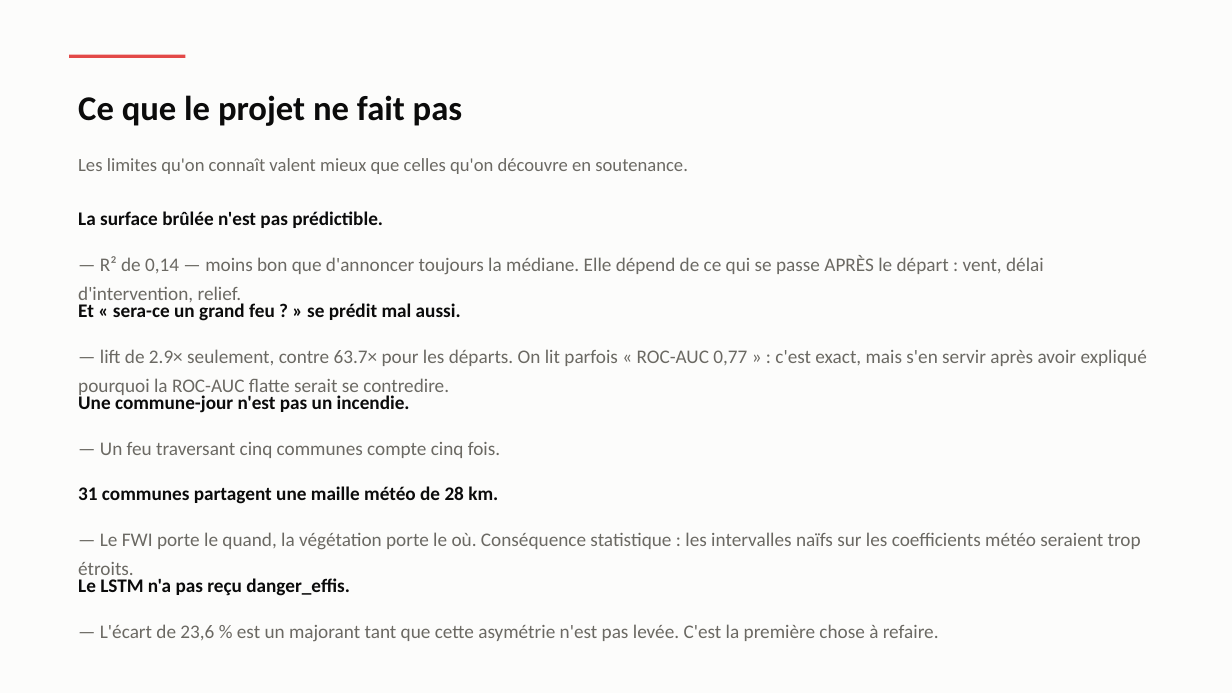
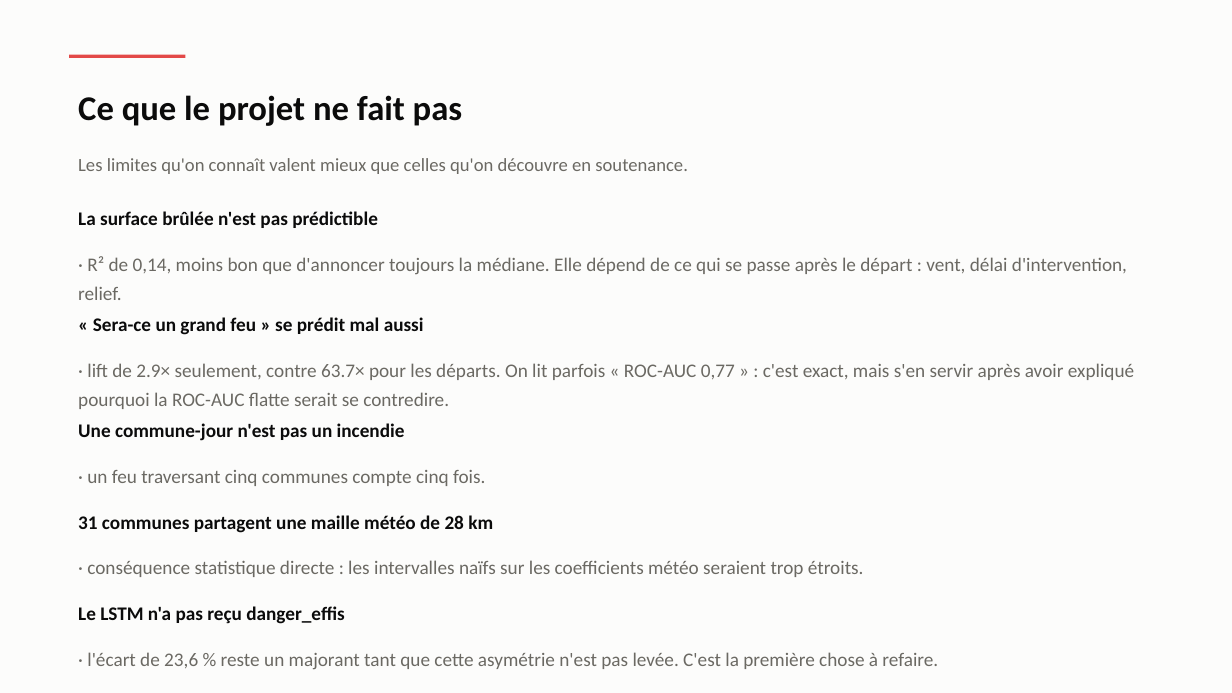
Before and after one commit to Hierogifle/terre-vent-feu-eau-data, a slide deck: slide 35 of presentation/soutenance.pptx (slide 31 before the commit). Drawn at 1232x693 pixels with LibreOffice and Linux fonts; fonts in the diff are those of the drawing. Boxes give left, top, right and bottom in pixels: in the first picture for what was removed or moved away, otherwise in the second. Text is boxed around its words. In the diff, an @@ line names an element or a change of style, - is before the commit and + after.

```diff
--- a/presentation/soutenance.pptx
+++ b/presentation/soutenance.pptx
@@ text at (x1=78, y1=211, x2=378, y2=228): text changed @@
-La surface brûlée n'est pas prédictible.
+La surface brûlée n'est pas prédictible
@@ text at (x1=78, y1=256, x2=1127, y2=300): text changed @@
-— R² de 0,14 — moins bon que d'annoncer toujours la médiane. Elle dépend de ce qui se passe APRÈS le départ : vent, délai d'intervention, relief.
+· R² de 0,14, moins bon que d'annoncer toujours la médiane. Elle dépend de ce qui se passe après le départ : vent, délai d'intervention, relief.
@@ text at (x1=93, y1=317, x2=424, y2=335): text changed @@
-Et « sera-ce un grand feu ? » se prédit mal aussi.
+« Sera-ce un grand feu » se prédit mal aussi
@@ text at (x1=78, y1=363, x2=1134, y2=409): text changed @@
-— lift de 2.9× seulement, contre 63.7× pour les départs. On lit parfois « ROC-AUC 0,77 » : c'est exact, mais s'en servir après avoir expliqué pourquoi la ROC-AUC flatte serait se contredire.
+· lift de 2.9× seulement, contre 63.7× pour les départs. On lit parfois « ROC-AUC 0,77 » : c'est exact, mais s'en servir après avoir expliqué pourquoi la ROC-AUC flatte serait se contredire.
@@ text at (x1=78, y1=423, x2=405, y2=441): text changed @@
-Une commune-jour n'est pas un incendie.
+Une commune-jour n'est pas un incendie
@@ text at (x1=87, y1=470, x2=485, y2=486): text changed @@
-— Un feu traversant cinq communes compte cinq fois.
+· un feu traversant cinq communes compte cinq fois.
@@ text at (x1=78, y1=515, x2=493, y2=533): text changed @@
-31 communes partagent une maille météo de 28 km.
+31 communes partagent une maille météo de 28 km
@@ text at (x1=87, y1=560, x2=864, y2=577): text changed @@
-— Le FWI porte le quand, la végétation porte le où. Conséquence statistique : les intervalles naïfs sur les coefficients météo seraient trop étroits.
+· conséquence statistique directe : les intervalles naïfs sur les coefficients météo seraient trop étroits.
@@ text at (x1=78, y1=606, x2=344, y2=624): text changed @@
-Le LSTM n'a pas reçu danger_effis.
+Le LSTM n'a pas reçu danger_effis
@@ text at (x1=87, y1=652, x2=938, y2=670): text changed @@
-— L'écart de 23,6 % est un majorant tant que cette asymétrie n'est pas levée. C'est la première chose à refaire.
+· l'écart de 23,6 % reste un majorant tant que cette asymétrie n'est pas levée. C'est la première chose à refaire.
```
Also in this commit, not shown: 25 other slides changed, 11 slides added, 5 slides removed, 4 other files.
